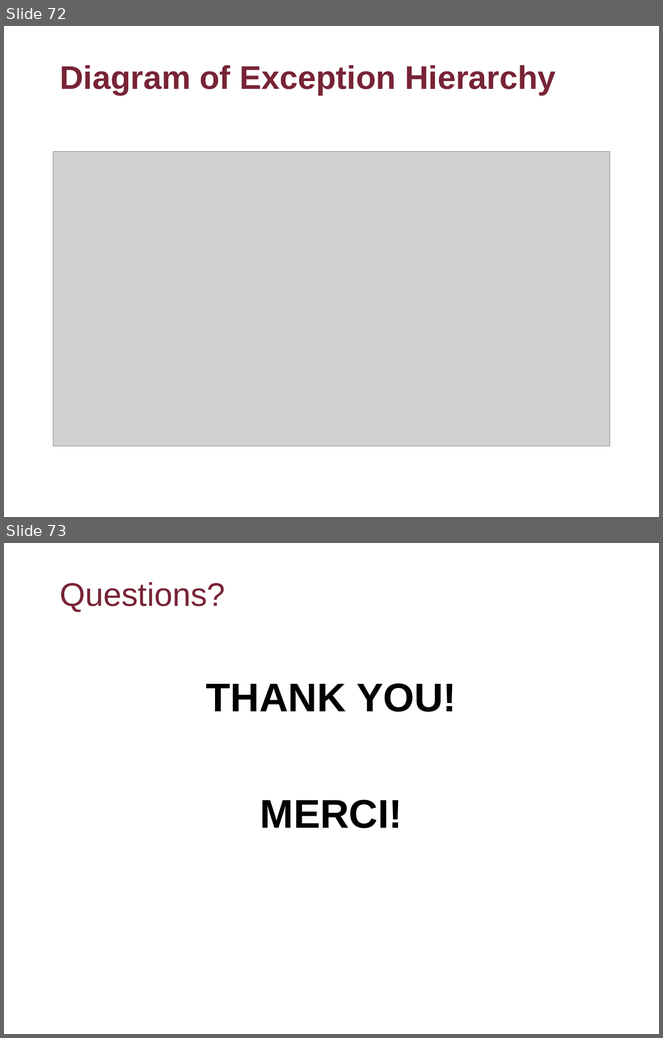
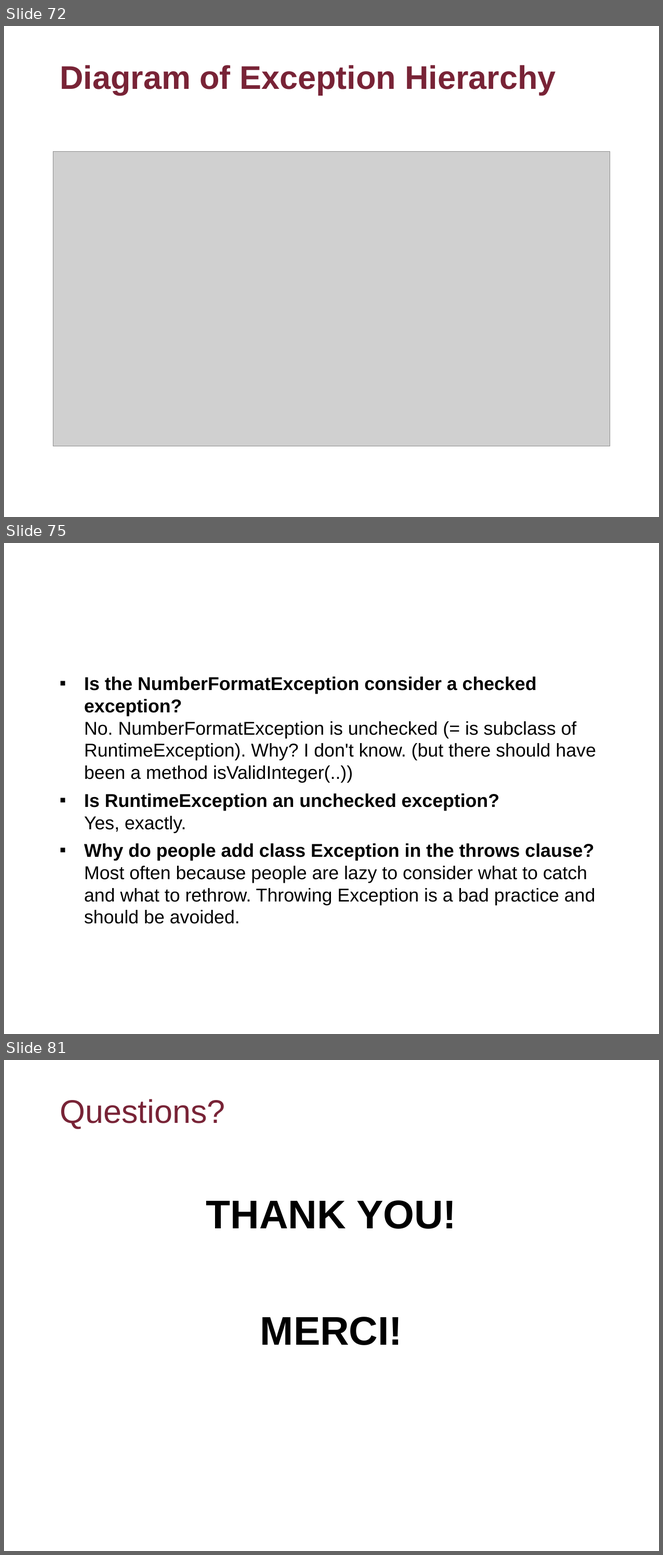
Before and after one commit to flyworker/java-workshop, a slide deck: Advanced Java Workshop-Concordia.ppt. Shown one above the other, each under a label of ours: slides 72 and 73 before the commit, slides 72, 75 and 81 after it; the slides between them are not shown. The pictures are 663x1038 and 663x1555 pixels, drawn with LibreOffice and Linux fonts; fonts in the diff are those of the drawing; grey boxes stand for pictures; background and template pictures are left out. Boxes give left, top, right and bottom in pixels: in the first picture for what was removed or moved away, otherwise in the second. Text is boxed around its words. In the diff, an @@ line names an element or a change of style, - is before the commit and + after.

```diff
--- a/Advanced Java Workshop-Concordia.ppt
+++ b/Advanced Java Workshop-Concordia.ppt
@@ slide 75 added at (x1=4, y1=543, x2=659, y2=1034), background picture (left out) @@
@@ text added at (x1=84, y1=677, x2=596, y2=924), 20.4 pt, text #000000 @@
+▪ Is the NumberFormatException consider a checked exception?
+  No. NumberFormatException is unchecked (= is subclass of RuntimeException). Why? I don't know. (but there should have been a method isValidInteger(..))
+▪ Is RuntimeException an unchecked exception?
+  Yes, exactly.
+▪ Why do people add class Exception in the throws clause?
+  Most often because people are lazy to consider what to catch and what to rethrow. Throwing Exception is a bad practice and should be avoided.
@@ what was slide 73 is now slide 81 @@
```
Also in this commit, not shown: 7 other slides added, 12 other files.
